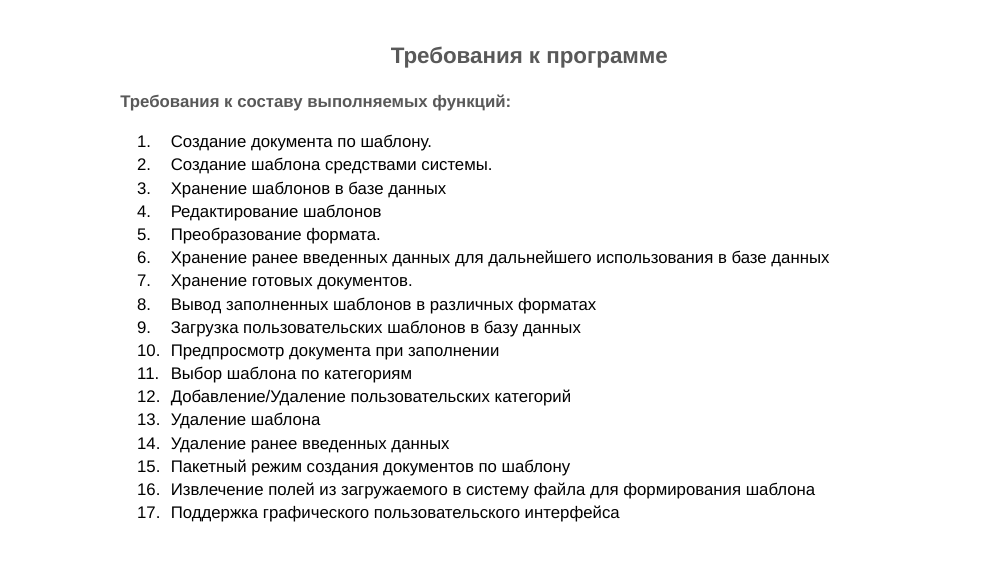
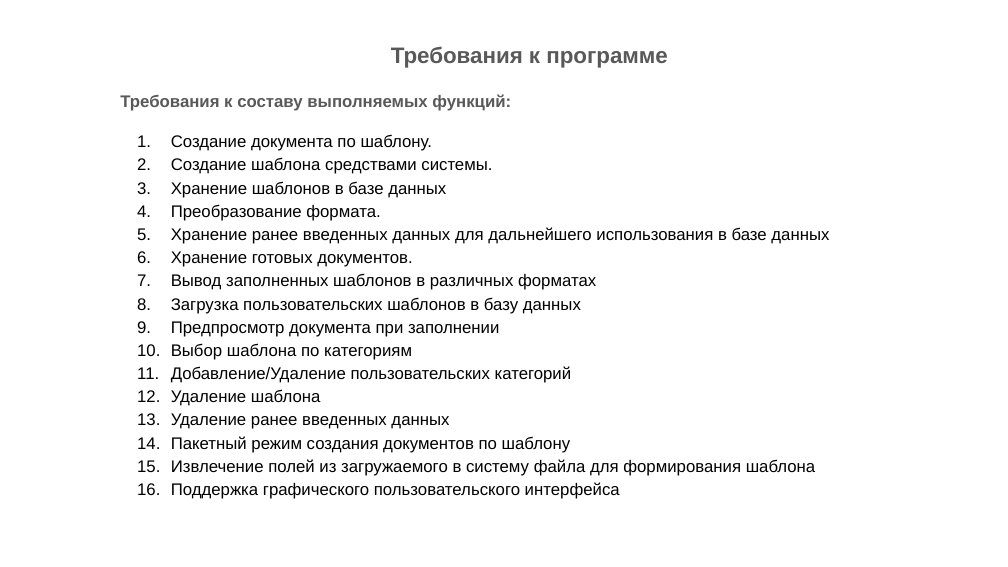
Before and after one commit to teamdevm/teamwork-positive, a slide deck: slide 5 of Documentation/Отчет по проекту.pptx. Drawn at 1008x567 pixels with LibreOffice and Linux fonts; fonts in the diff are those of the drawing. Boxes give left, top, right and bottom in pixels: in the first picture for what was removed or moved away, otherwise in the second. Text is boxed around its words. In the diff, an @@ line names an element or a change of style, - is before the commit and + after.

```diff
--- a/Documentation/Отчет по проекту.pptx
+++ b/Documentation/Отчет по проекту.pptx
@@ subtitle at (171,204,381,221): paragraph removed @@
-4. Редактирование шаблонов
```
Also in this commit, not shown: 8 other slides changed, 16 slides added, 2 slides removed, 2 other files.
